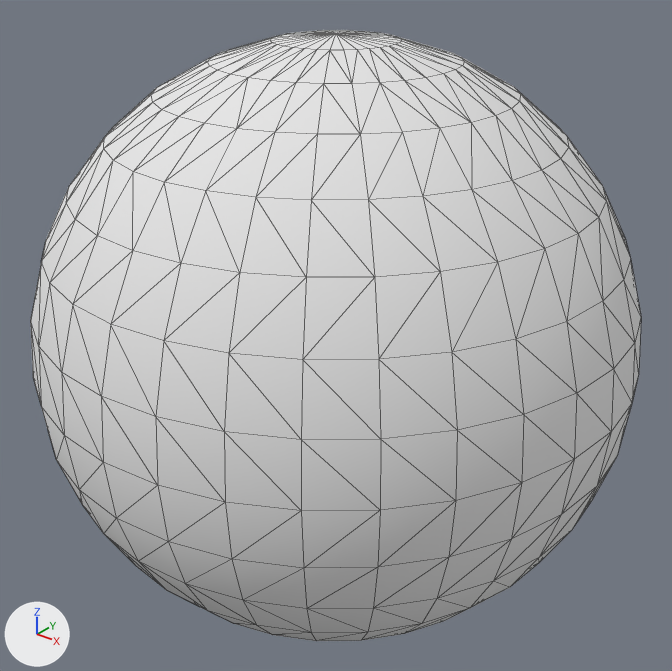
Before and after pictures for a commit that changed the OBJ model assets/meshes/Sphere.001.obj.
Camera for both pictures: a camera (50 mm lens) standing at (3.804, -2.255, 6.399) and looking at (2.0, 0.0, 5.001). Arrows for +X, +Y and +Z are at lower left; the lights stay in place. Mesh edges are drawn as thin lines. Where no turn or scale is listed for an object, it has been applied to the vertices.
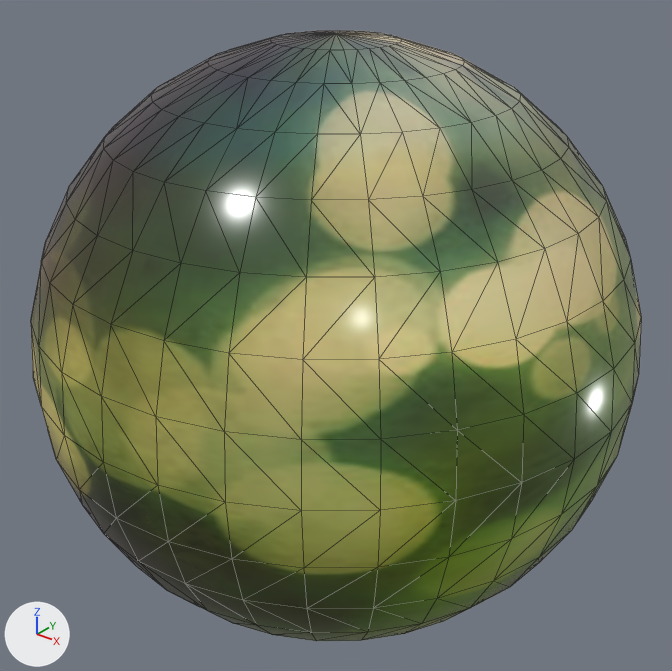
What the commit changed:
Picture 'square.png' (img_square_png) is new.
Material 'Material.001' (mat_material_001) is new.
Its texture is img_square_png.
Its roughness is 0.2.
me_sphere_001 has 482 vertices, 960 faces and spans x 1.0..3.0, y -1.0..1.0, z 4.0..6.0.
me_sphere_001 no longer uses material mat_none (white #e7e7e7).
me_sphere_001 now uses material mat_material_001 (picture img_square_png).

Location of each change, [x1, y1, x2, y2] in pixels of the pictures (672 x 671 px):
'Sphere.001', recoloured
    both: [31, 30, 641, 641]
